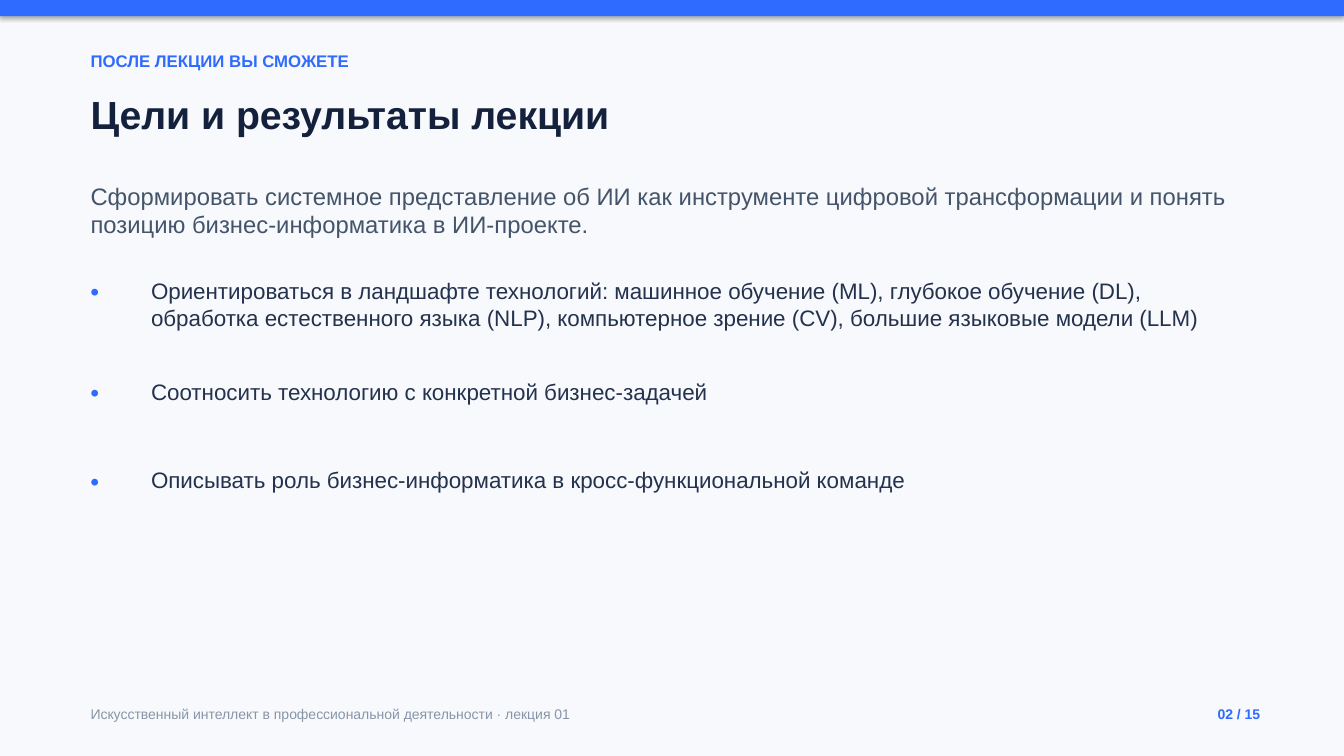
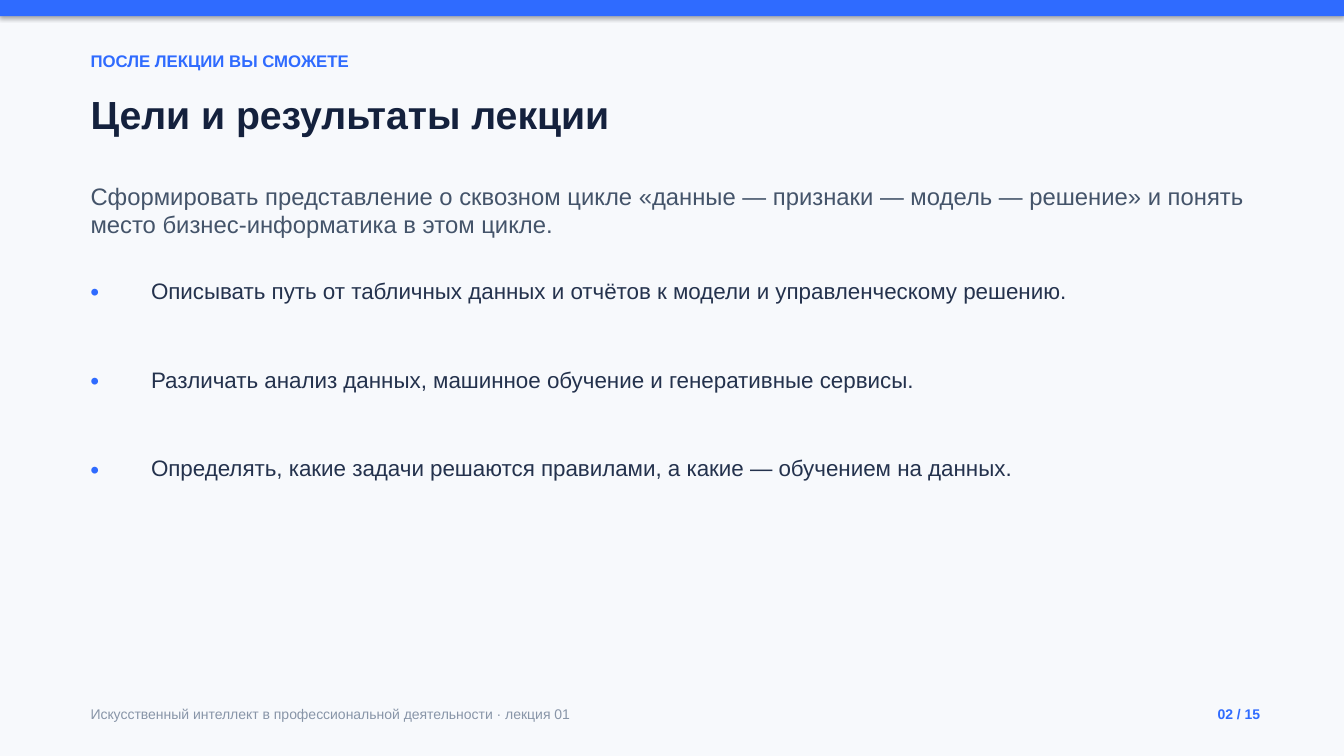
Before and after one commit to ketty3/ketty3.github.io, a slide deck: slide 2 of presentations/lecture-01.pptx. Drawn at 1344x756 pixels with LibreOffice and Linux fonts; fonts in the diff are those of the drawing. Boxes give left, top, right and bottom in pixels: in the first picture for what was removed or moved away, otherwise in the second. Text is boxed around its words. In the diff, an @@ line names an element or a change of style, - is before the commit and + after.

```diff
--- a/presentations/lecture-01.pptx
+++ b/presentations/lecture-01.pptx
@@ text at <box>91,187,1244,238</box>: text changed @@
-Сформировать системное представление об ИИ как инструменте цифровой трансформации и понять позицию бизнес-информатика в ИИ-проекте.
+Сформировать представление о сквозном цикле «данные — признаки — модель — решение» и понять место бизнес-информатика в этом цикле.
@@ text at <box>151,282,1066,304</box>: text changed @@
-Ориентироваться в ландшафте технологий: машинное обучение (ML), глубокое обучение (DL), обработка естественного языка (NLP), компьютерное зрение (CV), большие языковые модели (LLM)
+Описывать путь от табличных данных и отчётов к модели и управленческому решению.
@@ text "•": place and size @@
-text "•" at <box>81,373,141,423</box>
+text "•" at <box>81,361,141,411</box>
@@ text at <box>151,371,914,393</box>: text changed @@
-Соотносить технологию с конкретной бизнес-задачей
+Различать анализ данных, машинное обучение и генеративные сервисы.
@@ text "•": place and size @@
-text "•" at <box>81,462,141,512</box>
+text "•" at <box>81,450,141,500</box>
@@ text at <box>151,459,1012,481</box>: text changed @@
-Описывать роль бизнес-информатика в кросс-функциональной команде
+Определять, какие задачи решаются правилами, а какие — обучением на данных.
```
Also in this commit, not shown: 12 other slides changed, 2 slides added, 2 slides removed, 43 other files.
